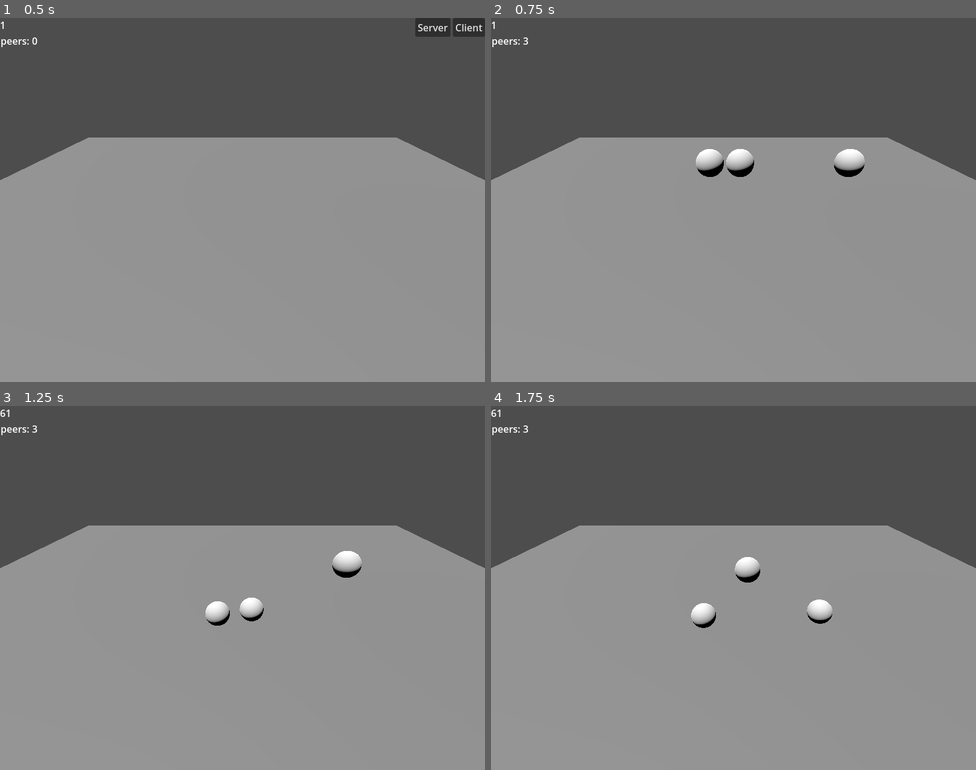
Above: before the commit, frames 1-4 (two rows, left to right).
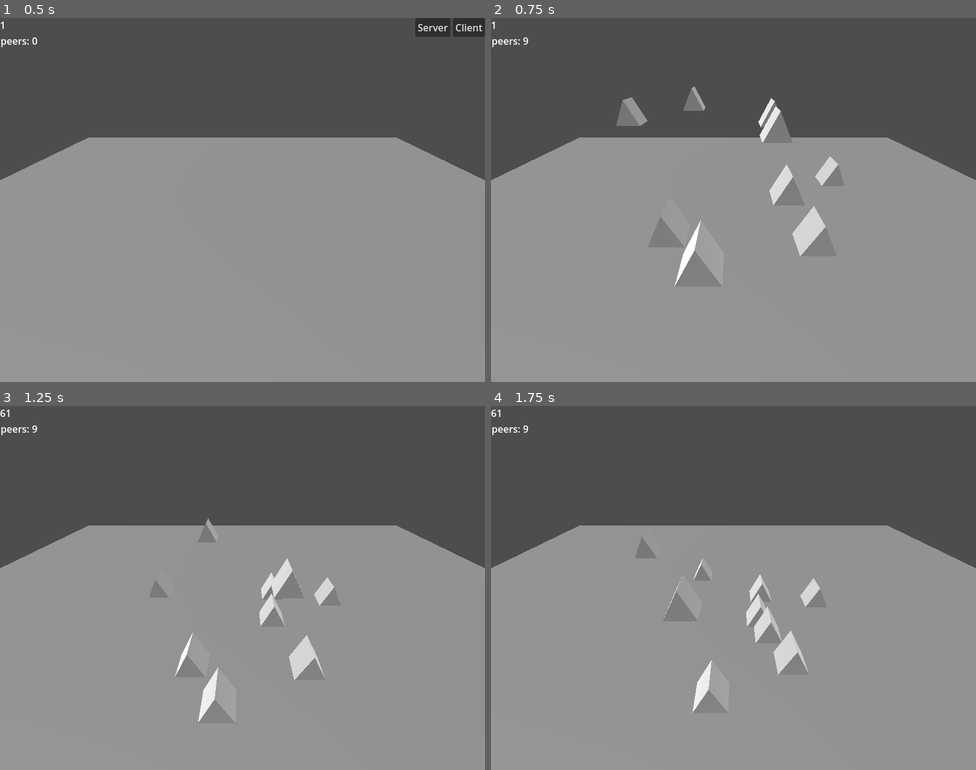
Above: after the commit, the same moments.

Repository: DigitallyTailored/godot4-mp-client-position-sync
Game: Godot game, scene res://world.tscn
Two runs of this game, one before a commit and one after it. Both use one fixed random seed, a clock stepped at 60 frames per second and the inputs below.
Inputs:
- Up to frame 1 (0.5 s): no input
- Up to frame 2 (0.75 s): click "Server" at 0.5 s
- Up to frame 3 (1.25 s): no input
- Up to frame 4 (1.75 s): tap Enter (ui_accept) at 1.25, 1.52 s; hold D (move_right) from 1.28 s (still down)

Frame 1 is identical in both runs. In frame 2, 3.0% of the frame differs, in the area x 6-78%, y 5-74%; in frame 3, 2.2%; in frame 4, 2.1%.

Commit message:
changed defaults

Diff:
--- a/player.gd
+++ b/player.gd
@@ -1,79 +1,103 @@
 extends CharacterBody3D
 
+# Indicates whether the character is controlled by AI.
 @export var ai = false
+# Holds the position of the character for network synchronization.
 @export var _position = Vector3.ZERO
+# Base movement speed of the character.
 var speed = 3.0
+# Defines the initial upward velocity during a jump.
 const JUMP_VELOCITY = 20.0
+# Defines the strength of gravity applied to the character.
 var gravity = -100
+# Represents the movement direction vector.
 var direction := Vector3(0.0,0.0,0.0)
+# Tracks whether the character is currently jumping.
 var jumping := false
 
-# Target for AI movement
+# The AI's target position to move towards.
 var target := Vector3(0.0,0.0,0.0)
+# Keeps track of the character's last position.
 var last_position := Vector3(0.0,0.0,0.0)
+# A timer for managing AI movement and target changes.
 var move_timer = 0.0
 
+# Called when the node enters the scene tree for the first time.
 func _ready():
+	# Initialize the character's position.
 	_position = position
 
+	# Adjust AI character speed and mesh if controlled by AI.
 	if ai:
 		speed *= 0.2
-		$MeshInstance3D.mesh = SphereMesh.new()
+		$MeshInstance3D.mesh = PrismMesh.new()
 		move_timer = Time.get_ticks_msec()
 
+# Called every frame with the 'delta' variable being the elapsed time since the previous call.
+# This function handles AI logic, player input and multiplayer synchronization.
 func _physics_process(delta):
+	# Temporary variables for player identification.
 	var _name = str(name)
 	var _peer_id = str(multiplayer.get_unique_id())
 	var is_player = _name == _peer_id
 
-	$TextEdit.out('name', _name)
-	$TextEdit.out('is_player', str(is_player))
-	$TextEdit.out('position', str(position))
-	$TextEdit.out('_position', str(_position))
-
+	# AI logic: Determines how the AI character moves and when it targets a new position.
 	if ai and multiplayer.is_server():
-		#add logic here to move peer towards target until either within range or 5 seconds has gone by, in which case, change target
+		# Move the AI character towards its target or assign a new target after 5 seconds or if close enough to the current target.
 		if target.distance_to(position) < 1 or Time.get_ticks_msec() - move_timer > 5000:
 			target = Vector3(randf_range(-5, 5), position.y, randf_range(-5, 5))
 			move_timer = Time.get_ticks_msec()
 
+		# Set the movement direction towards the target.
 		direction = (target - position).normalized()
+		# Randomly decide if the AI should jump.
 		if is_on_floor() and randi() % 100 == 1:
 			velocity.y = JUMP_VELOCITY
+		# Apply movement for the AI-controlled character.
 		apply_movement(delta, is_player)
 		return
 
-	#only control player on matching peer
+	# Multiplayer synchronization: Updates the position of non-local characters.
 	if not is_player:
-		#set position of this external peer to the last received _position
+		# Set the character's position to the last known position received from network.
 		position = _position
 		return
 
+	# Player input: Handles movement based on user input for the local character.
 	if is_player:
-		#to get this far we must be the local player in control of the peer
-		#control player on matching peer
+		# Process player input for movement and jumping.
 		direction.x = Input.get_axis("move_left", "move_right")
 		direction.z = Input.get_axis("move_up", "move_down")
 		jumping = Input.is_action_just_pressed("ui_accept")
+		# Make the character jump if on the floor and the jump action was just pressed.
 		if is_on_floor() and jumping:
 			velocity.y = JUMP_VELOCITY
+		# Apply movement based on player input.
 		apply_movement(delta, is_player)
 		return
 
+# Applies movement to the character based on calculated velocities and deltas.
 func apply_movement(delta, is_player):
+	# Compute new velocity based on the current direction and speed.
 	var new_velocity = direction * speed
 	velocity.x = new_velocity.x
 	velocity.z = new_velocity.z
+	# Apply gravity when the character is not on the floor.
 	if not is_on_floor():
 		velocity.y += gravity * delta
+	# Move the character with the new velocity.
 	move_and_slide()
 
+	# Network synchronization: Send the character's position to other clients if it has changed.
 	if last_position != position:
+		# If local player, send position to server; otherwise, broadcase to other peers.
 		if is_player:
 			rpc_send_position.rpc_id(1, position)
 		else:
 			rpc_send_position(position)
 
+# Remote procedure call to sync the character's position across the network.
 @rpc("any_peer", "call_remote")
 func rpc_send_position(rpc_position):
+	# Update the character's networked position variable.
 	_position = rpc_position
--- a/player.tscn
+++ b/player.tscn
@@ -13,18 +13,15 @@
 [sub_resource type="SceneReplicationConfig" id="SceneReplicationConfig_o28fd"]
 properties/0/path = NodePath(".:ai")
 properties/0/spawn = true
-properties/0/sync = false
-properties/0/watch = false
+properties/0/replication_mode = 0
 properties/1/path = NodePath(".:_position")
 properties/1/spawn = true
-properties/1/sync = true
-properties/1/watch = false
+properties/1/replication_mode = 1
 properties/2/path = NodePath(".:position")
 properties/2/spawn = true
-properties/2/sync = false
-properties/2/watch = false
+properties/2/replication_mode = 0
 
-[sub_resource type="SphereShape3D" id="SphereShape3D_qd1m8"]
+[sub_resource type="SphereShape3D" id="SphereShape3D_63sv3"]
 radius = 5.0
 
 [node name="Player" type="CharacterBody3D"]
@@ -41,14 +38,14 @@
 
 [node name="MultiplayerSynchronizer" type="MultiplayerSynchronizer" parent="Area3D"]
 root_path = NodePath("../..")
-replication_interval = 0.025
-delta_interval = 0.025
+replication_interval = 0.01
+delta_interval = 0.01
 replication_config = SubResource("SceneReplicationConfig_o28fd")
 public_visibility = false
 script = ExtResource("3_ngkfo")
 
 [node name="CollisionShape3D" type="CollisionShape3D" parent="Area3D"]
-shape = SubResource("SphereShape3D_qd1m8")
+shape = SubResource("SphereShape3D_63sv3")
 
 [node name="TextEdit" type="TextEdit" parent="."]
 visible = false
--- a/project.godot
+++ b/project.godot
@@ -11,7 +11,7 @@
 [application]
 
 run/main_scene="res://world.tscn"
-config/features=PackedStringArray("4.1")
+config/features=PackedStringArray("4.2")
 
 [display]
 
--- a/visibility_sync_2d.gd
+++ b/visibility_sync_2d.gd
@@ -1,11 +1,16 @@
+# The script extends from the MultiplayerSynchronizer class
 extends MultiplayerSynchronizer
 
-
+# Function to get the unique ID of a body
+# Returns integer representation of body's name if it's a valid integer, otherwise returns 0
 func get_id(body) -> int:
 	var id = str(body.name)
 	return id.to_int() if id.is_valid_int() else 0
 
-
+# Function triggered when a body enters the 2D area
+# If the script is not in the scene tree, or if there's no multiplayer peer, or if the script is not the multiplayer authority, the function returns
+# If the ID of the body is 0 or matches the unique ID of the multiplayer, the function returns
+# Otherwise, the visibility of the body is set to true
 func _on_area_2d_body_entered(body):
 	if not is_inside_tree() or not multiplayer.has_multiplayer_peer() or not is_multiplayer_authority():
 		return
@@ -14,7 +19,10 @@
 		return
 	set_visibility_for(id, true)
 
-
+# Function triggered when a body exits the 2D area
+# If the script is not in the scene tree, or if there's no multiplayer peer, or if the script is not the multiplayer authority, the function returns
+# If the ID of the body is 0 or matches the unique ID of the multiplayer, the function returns
+# Otherwise, the visibility of the body is set to false
 func _on_area_2d_body_exited(body):
 	if not is_inside_tree() or not multiplayer.has_multiplayer_peer() or not is_multiplayer_authority():
 		return
--- a/world.gd
+++ b/world.gd
@@ -31,9 +31,8 @@
 	#spawn_player(1) #you could use the server as a player too by including this line
 
 	#some "ai" players not attached to any remote peer which we could easily control with the server
-	spawn_player("ai-"+str(randi_range(0,99999)), true)
-	spawn_player("ai-"+str(randi_range(0,99999)), true)
-	spawn_player("ai-"+str(randi_range(0,99999)), true)
+	for n in 9:
+		spawn_player("ai-"+str(randi_range(0,99999)), true)
 
 # This function starts the client
 func start_client():
@@ -54,7 +53,7 @@
 		return
 	# Instantiating a new player scene
 	var p = preload("res://player.tscn").instantiate()
-	p.position = Vector3(randf_range(-5,5),3,0)
+	p.position = Vector3(randf_range(-5,5),randf_range(0,5),randf_range(-5,5))
 	# Setting the player's name to its ID
 	p.name = str(id)
 	p.ai = is_ai
